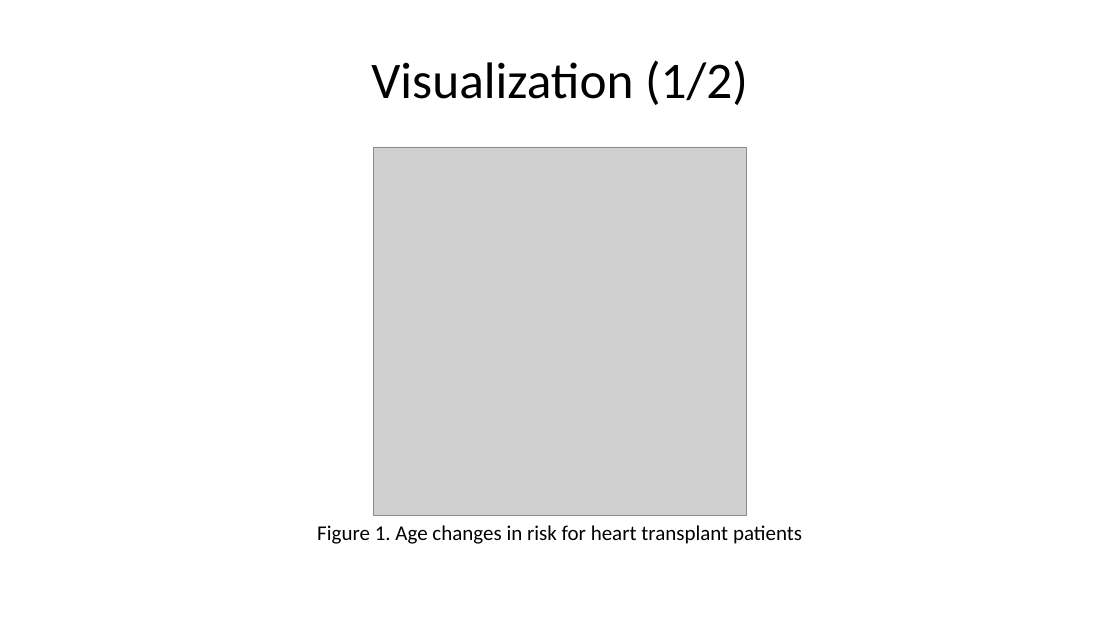
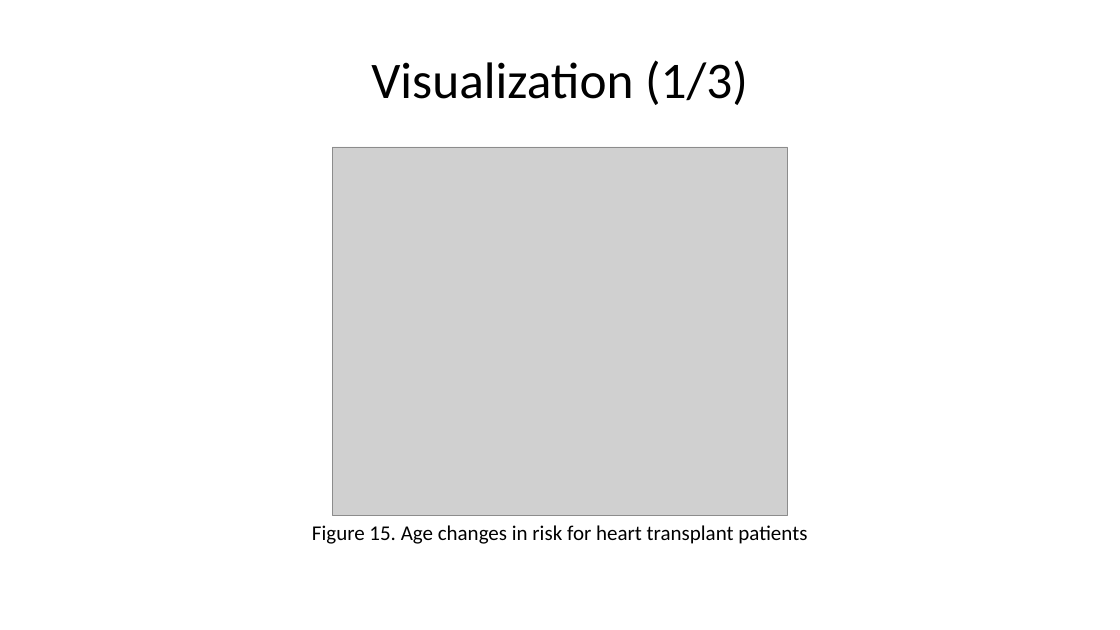
Before and after one commit to pmean/papers-and-presentations, a slide deck: slide 40 of bootstrap/src/bootstrap-slides.pptx. Drawn at 1120x630 pixels with LibreOffice and Linux fonts; fonts in the diff are those of the drawing; grey boxes stand for pictures. Boxes give left, top, right and bottom in pixels: in the first picture for what was removed or moved away, otherwise in the second. Text is boxed around its words. In the diff, an @@ line names an element or a change of style, - is before the commit and + after.

```diff
--- a/bootstrap/src/bootstrap-slides.pptx
+++ b/bootstrap/src/bootstrap-slides.pptx
@@ title at (x1=371, y1=60, x2=748, y2=105): text changed @@
-Visualization (1/2)
+Visualization (1/3)
@@ picture resized from (x1=373, y1=147, x2=746, y2=516) to (x1=333, y1=147, x2=788, y2=516) @@
@@ text at (x1=312, y1=525, x2=807, y2=544): text changed @@
-Figure 1. Age changes in risk for heart transplant patients
+Figure 15. Age changes in risk for heart transplant patients
```
Also in this commit, not shown: 27 other slides changed, 2 slides added, 1 other file.
